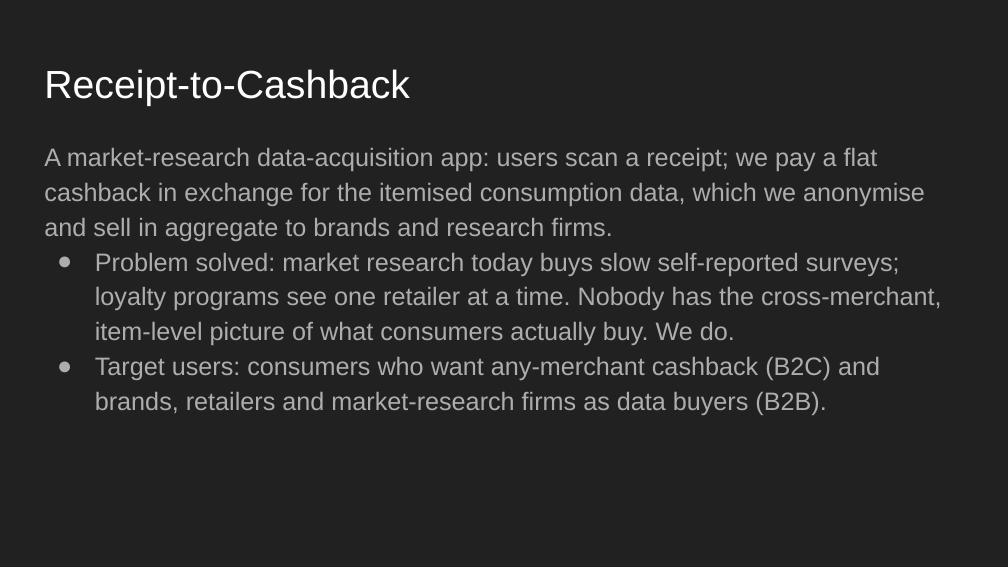
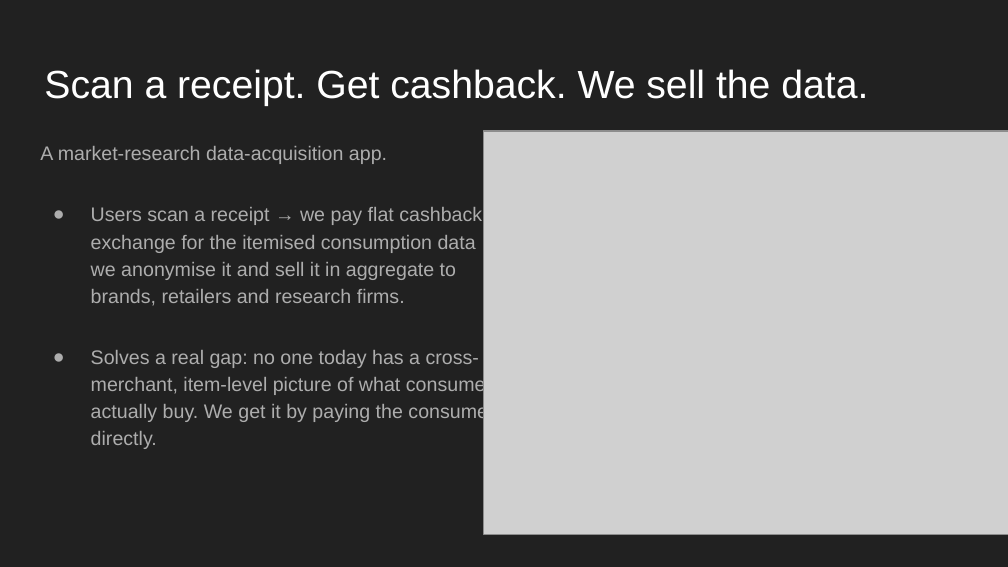
Before and after one commit to alexgl77/receipt-to-cashback, a slide deck: slide 2 of presentation/Receipt-to-Cashback.pptx. Drawn at 1008x567 pixels with LibreOffice and Linux fonts; fonts in the diff are those of the drawing; grey boxes stand for pictures. Boxes give left, top, right and bottom in pixels: in the first picture for what was removed or moved away, otherwise in the second. Text is boxed around its words. In the diff, an @@ line names an element or a change of style, - is before the commit and + after.

```diff
--- a/presentation/Receipt-to-Cashback.pptx
+++ b/presentation/Receipt-to-Cashback.pptx
@@ title at box(44, 69, 868, 106): text changed @@
-Receipt-to-Cashback
+Scan a receipt. Get cashback. We sell the data.
@@ text at box(40, 146, 502, 449): text changed; size 18 to 14 pt @@
-A market-research data-acquisition app: users scan a receipt; we pay a flat cashback in exchange for the itemised consumption data, which we anonymise and sell in aggregate to brands and research firms.
-● Problem solved: market research today buys slow self-reported surveys; loyalty programs see one retailer at a time. Nobody has the cross-merchant, item-level picture of what consumers actually buy. We do.
-● Target users: consumers who want any-merchant cashback (B2C) and brands, retailers and market-research firms as data buyers (B2B).
+A market-research data-acquisition app.
+● Users scan a receipt → we pay flat cashback in exchange for the itemised consumption data → we anonymise it and sell it in aggregate to brands, retailers and research firms.
+● Solves a real gap: no one today has a cross-merchant, item-level picture of what consumers actually buy. We get it by paying the consumer directly.
@@ picture added at box(484, 131, 1008, 534) @@
```
Also in this commit, not shown: 6 other slides changed, 7 other files.
